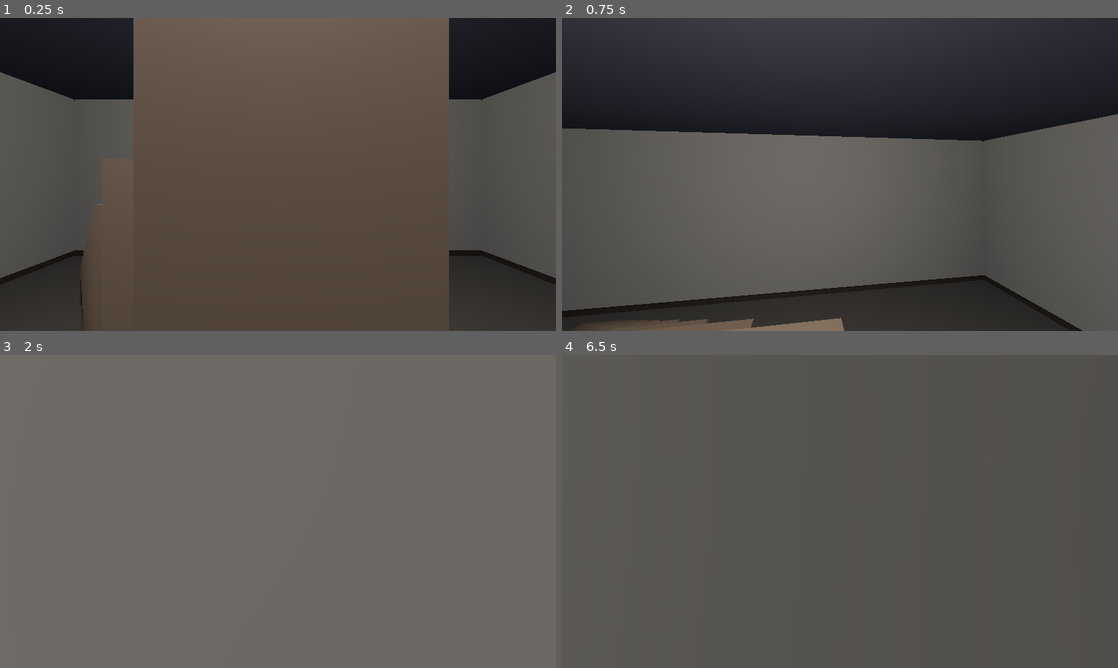
Above: before the commit, frames 1-4 (two rows, left to right).
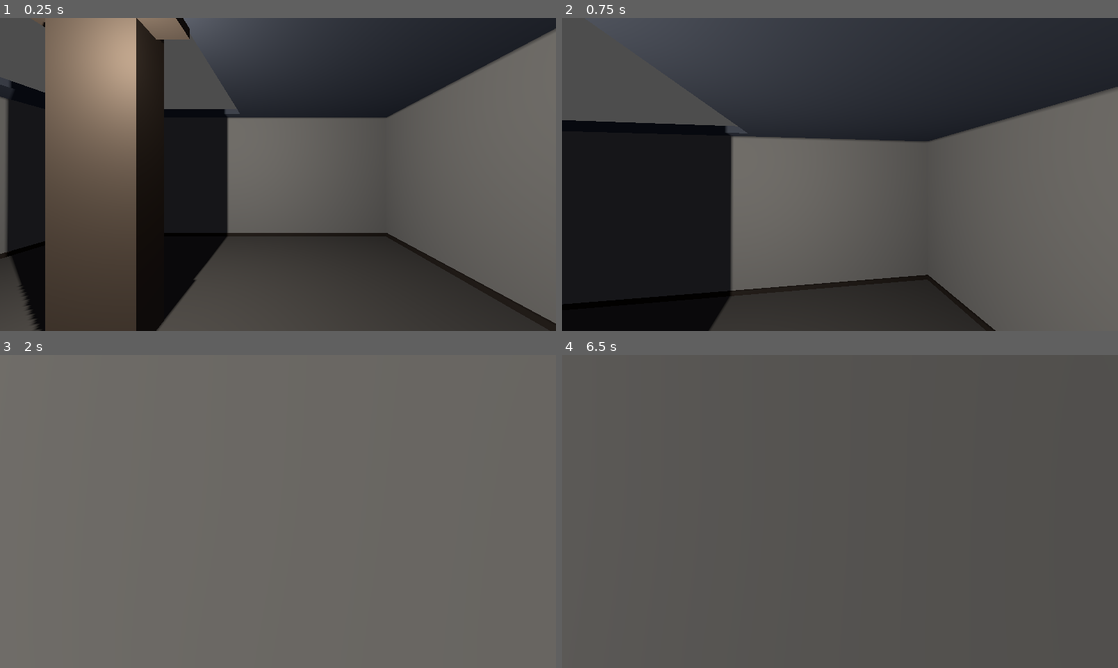
Above: after the commit, the same moments.

Repository: forgotenmywin/Daniel-Hills
Game: Godot game, scene res://scenes/main.tscn
Two runs of this game, one before a commit and one after it. Both use one fixed random seed, a clock stepped at 60 frames per second and the inputs below.
Inputs (mouse positions are in pixels of both pictures, inside the frame that each line leads up to):
- Up to frame 1 (0.25 s): no input
- Up to frame 2 (0.75 s): tap Enter (ui_accept) at 0.5 s; move the mouse to (867, 174) at 0.52 s; hold W from 0.53 s (still down); hold Shift from 0.53 s (still down)
- Up to frame 3 (2 s): keep holding W; tap Enter (ui_accept) at 0.77, 1.52 s; move the mouse to (250, 511) at 1.27 s; release Shift at 1.28 s; tap Shift at 1.35 s
- Up to frame 4 (6.5 s): tap Enter (ui_accept) at 2, 2.75, 3.02, 3.5, 3.77, 4.25, 4.52, 5, 6.02 s; move the mouse to (851, 505) at 2.02 s; hold Shift 2.03-2.78 s; move the mouse to (834, 517) at 2.77 s; tap Shift at 2.85, 4.35, 5.85 s; move the mouse to (878, 514) at 3.52 s; hold Shift 3.53-4.28 s; move the mouse to (795, 508) at 4.27 s; move the mouse to (845, 511) at 5.02 s; hold Shift 5.03-5.78 s; move the mouse to (817, 505) at 5.77 s; release W at 5.78 s; hold D from 5.78 s (still down)

The runs differ from the first frame. In frame 1, 58% of the frame differs, in the area x 0-100%, y 0-100%; in frame 2, 32%; in frame 3, less than 0.1%; in frame 4, less than 0.1%.

Commit message:
Update main.gd

Diff:
--- a/scripts/main.gd
+++ b/scripts/main.gd
@@ -1,19 +1,34 @@
 extends Node3D
 
-# Prototype based on the supplied Blender dimensions.
-# Blender Z-up geometry is represented here in Godot's Y-up coordinates.
-# A scale factor of 0.1 converts the 80x80 Blender floor into an 8x8 m room.
+# Simple playable house prototype.
+# Godot uses Y as the vertical axis.
+# Room floor spans 8 x 8 metres, with a roof opening above the staircase.
 
 const ROOM_HALF := 4.0
 const WALL_HEIGHT := 3.0
 const WALL_THICKNESS := 0.12
 const FLOOR_THICKNESS := 0.12
 
+# Roof opening: staircase travels diagonally toward the back-left corner.
+const ROOF_Y := 3.05
+const ROOF_THICKNESS := 0.12
+const OPENING_MIN_X := -3.25
+const OPENING_MAX_X := 0.30
+const OPENING_MIN_Z := -3.65
+const OPENING_MAX_Z := -0.10
+
 func _ready() -> void:
 	_build_room()
 	_build_stairs()
+	_build_rooftop()
 	_build_lighting()
 	_spawn_player()
+
+func _material(color: Color, roughness: float = 0.9) -> StandardMaterial3D:
+	var material := StandardMaterial3D.new()
+	material.albedo_color = color
+	material.roughness = roughness
+	return material
 
 func _box(parent: Node3D, node_name: String, size: Vector3, pos: Vector3,
 		mat: Material = null, collision: bool = true) -> Node3D:
@@ -45,38 +60,26 @@
 	root.add_child(mesh_instance)
 	return root
 
-func _material(color: Color, roughness: float = 0.9) -> StandardMaterial3D:
-	var material := StandardMaterial3D.new()
-	material.albedo_color = color
-	material.roughness = roughness
-	return material
-
 func _build_room() -> void:
 	var floor_mat := _material(Color(0.30, 0.28, 0.25))
 	var wall_mat := _material(Color(0.48, 0.46, 0.42))
 	var ceiling_mat := _material(Color(0.22, 0.22, 0.24))
 	var trim_mat := _material(Color(0.19, 0.16, 0.13))
 
-	# Floor top is at Y=0. Floor collision prevents falling through.
 	_box(self, "Floor", Vector3(8.0, FLOOR_THICKNESS, 8.0),
 		Vector3(0, -FLOOR_THICKNESS / 2.0, 0), floor_mat, true)
 
-	# Four walls. The fourth wall is temporary because the Blender script
-	# currently only defines three walls.
 	_box(self, "BackWall", Vector3(8.0, WALL_HEIGHT, WALL_THICKNESS),
 		Vector3(0, WALL_HEIGHT / 2.0, -ROOM_HALF), wall_mat, true)
 	_box(self, "FrontWall", Vector3(8.0, WALL_HEIGHT, WALL_THICKNESS),
 		Vector3(0, WALL_HEIGHT / 2.0, ROOM_HALF), wall_mat, true)
 	_box(self, "RightWall", Vector3(WALL_THICKNESS, WALL_HEIGHT, 8.0),
 		Vector3(ROOM_HALF, WALL_HEIGHT / 2.0, 0), wall_mat, true)
-	_box(self, "TemporaryFourthWall", Vector3(WALL_THICKNESS, WALL_HEIGHT, 8.0),
+	_box(self, "LeftWall", Vector3(WALL_THICKNESS, WALL_HEIGHT, 8.0),
 		Vector3(-ROOM_HALF, WALL_HEIGHT / 2.0, 0), wall_mat, true)
 
-	# Ceiling is visual only; no collision so it won't obstruct the camera.
-	_box(self, "Ceiling", Vector3(8.0, 0.08, 8.0),
-		Vector3(0, WALL_HEIGHT + 0.04, 0), ceiling_mat, false)
-
-	# Simple baseboards make wall/floor boundaries easier to read.
+	# No solid ceiling across the whole room: the roof pieces are built separately
+	# around an opening so the player can climb the stairs onto the rooftop.
 	_box(self, "BaseboardBack", Vector3(7.9, 0.08, 0.04),
 		Vector3(0, 0.04, -ROOM_HALF + 0.08), trim_mat, false)
 	_box(self, "BaseboardFront", Vector3(7.9, 0.08, 0.04),
@@ -87,22 +90,60 @@
 		Vector3(ROOM_HALF - 0.08, 0.04, 0), trim_mat, false)
 
 func _build_stairs() -> void:
-	# A simple collidable staircase, roughly matching the supplied Blender
-	# staircase placement. Every step has its own collision body.
 	var stair_mat := _material(Color(0.36, 0.30, 0.24))
-	var count := 9
-	var start_x := -2.7
-	var start_z := -3.2
-	var step_width := 0.48
-	var step_depth := 0.34
-	var step_height := 0.20
+	# Steps rise toward the back-left roof opening.
+	var count := 12
+	var start_x := -3.15
+	var start_z := -3.50
+	var step_width := 0.78
+	var step_depth := 0.42
+	var step_height := ROOF_Y / float(count)
+
 	for i in range(count):
 		var h := step_height * float(i + 1)
-		var step := _box(self, "StairStep_%02d" % i,
-			Vector3(step_width, h, step_depth),
-			Vector3(start_x + float(i) * 0.34, h / 2.0, start_z + float(i) * 0.34),
-			stair_mat, true)
-		step.add_to_group("stairs")
+		var pos := Vector3(
+			start_x + float(i) * 0.25,
+			h / 2.0,
+			start_z + float(i) * 0.25
+		)
+		_box(self, "StairStep_%02d" % i,
+			Vector3(step_width, h, step_depth), pos, stair_mat, true)
+
+	# Small landing at the top of the stairs, level with the rooftop.
+	_box(self, "RooftopLanding", Vector3(1.25, 0.16, 1.25),
+		Vector3(-0.30, ROOF_Y - 0.08, -0.20), stair_mat, true)
+
+func _build_rooftop() -> void:
+	var roof_mat := _material(Color(0.27, 0.28, 0.30))
+	var roof_y_center := ROOF_Y
+	var thickness := ROOF_THICKNESS
+
+	# Leave a rectangular opening around the staircase. Roof collision is only
+	# placed on these four sections, never over the opening.
+	var opening_width := OPENING_MAX_X - OPENING_MIN_X
+	var opening_depth := OPENING_MAX_Z - OPENING_MIN_Z
+
+	# Left and right roof strips
+	var left_width := OPENING_MIN_X + ROOM_HALF
+	var right_width := ROOM_HALF - OPENING_MAX_X
+	var left_center_x := -ROOM_HALF + left_width / 2.0
+	var right_center_x := OPENING_MAX_X + right_width / 2.0
+	_box(self, "RoofLeft", Vector3(left_width, thickness, 8.0),
+		Vector3(left_center_x, roof_y_center, 0), roof_mat, true)
+	_box(self, "RoofRight", Vector3(right_width, thickness, 8.0),
+		Vector3(right_center_x, roof_y_center, 0), roof_mat, true)
+
+	# Front/back strips across the opening's X span
+	_box(self, "RoofFrontStrip", Vector3(opening_width, thickness, ROOM_HALF - OPENING_MAX_Z),
+		Vector3((OPENING_MIN_X + OPENING_MAX_X) / 2.0, roof_y_center,
+			(OPENING_MAX_Z + ROOM_HALF) / 2.0), roof_mat, true)
+	_box(self, "RoofBackStrip", Vector3(opening_width, thickness, OPENING_MIN_Z + ROOM_HALF),
+		Vector3((OPENING_MIN_X + OPENING_MAX_X) / 2.0, roof_y_center,
+			(-ROOM_HALF + OPENING_MIN_Z) / 2.0), roof_mat, true)
+
+	# The four roof sections above are both visible and collidable.
+	# Intentionally do not add a full-size visual roof panel, because that
+	# would cover the stair opening from the player's view.
 
 func _build_lighting() -> void:
 	var world := WorldEnvironment.new()
@@ -110,7 +151,7 @@
 	env.background_mode = Environment.BG_SKY
 	env.ambient_light_source = Environment.AMBIENT_SOURCE_COLOR
 	env.ambient_light_color = Color(0.30, 0.32, 0.38)
-	env.ambient_light_energy = 0.45
+	env.ambient_light_energy = 0.55
 	world.environment = env
 	add_child(world)
 
@@ -123,9 +164,9 @@
 	add_child(light)
 
 func _spawn_player() -> void:
-	var player_scene := load("res://scripts/player.gd")
+	var player_script = load("res://scripts/player.gd")
 	var player := CharacterBody3D.new()
 	player.name = "Player"
-	player.set_script(player_scene)
-	player.position = Vector3(0, 0.0, 0)
+	player.set_script(player_script)
+	player.position = Vector3(1.2, 0.05, 1.2)
 	add_child(player)
